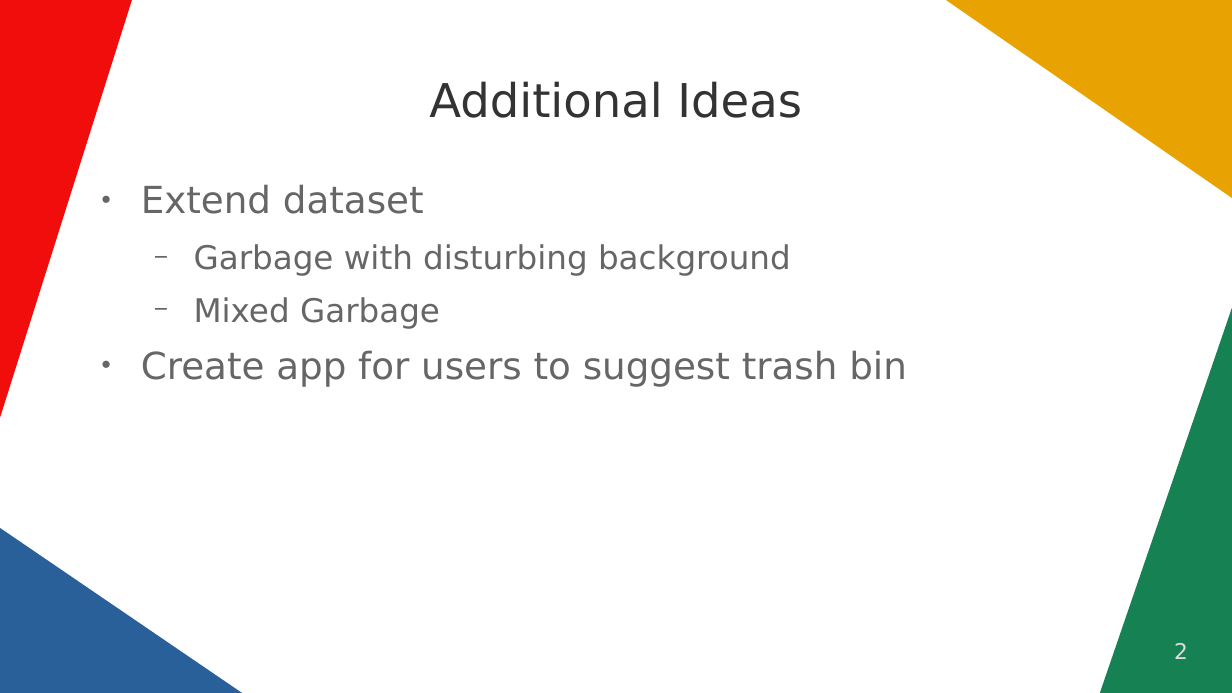
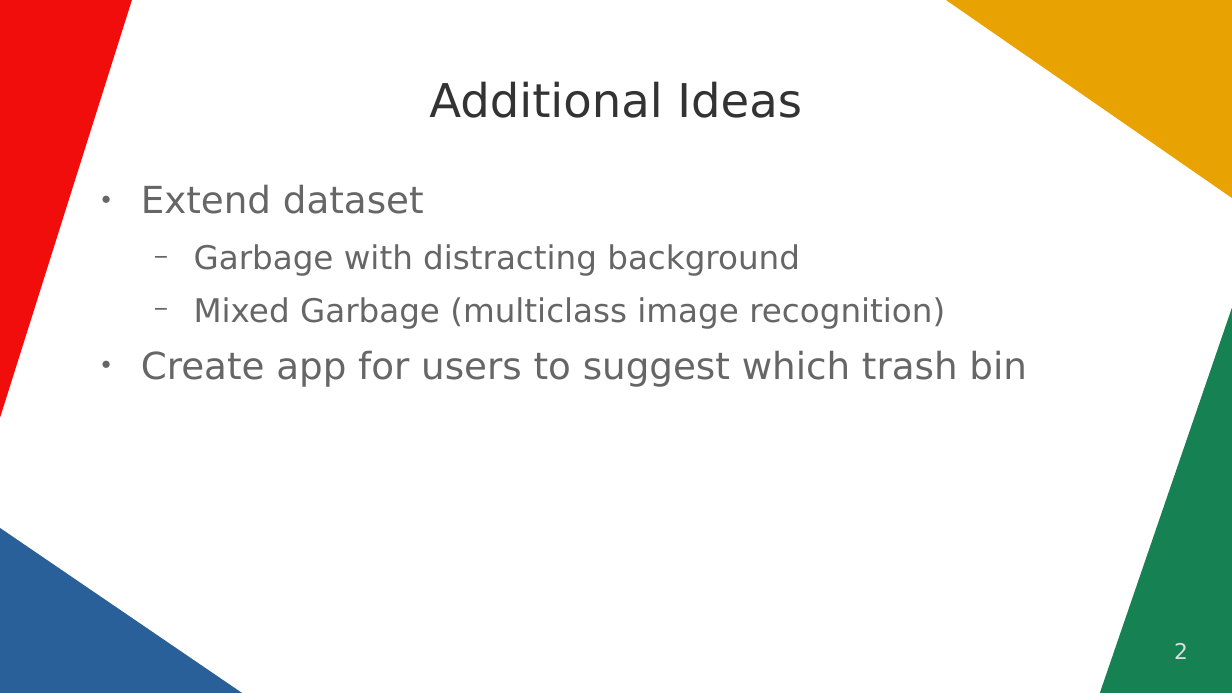
Before and after one commit to ElRapa/FinalProject, a slide deck: slide 2 of 2021-07-12 - KichOff Presentation.odp. Drawn at 1232x693 pixels with LibreOffice and Linux fonts; fonts in the diff are those of the drawing. Boxes give left, top, right and bottom in pixels: in the first picture for what was removed or moved away, otherwise in the second. Text is boxed around its words. In the diff, an @@ line names an element or a change of style, - is before the commit and + after.

```diff
--- a/2021-07-12 - KichOff Presentation.odp
+++ b/2021-07-12 - KichOff Presentation.odp
@@ text at <box>141,244,1027,386</box>: text changed @@
-  − Garbage with disturbing background
-  − Mixed Garbage
-● Create app for users to suggest trash bin
+  − Garbage with distracting background
+  − Mixed Garbage (multiclass image recognition)
+● Create app for users to suggest which trash bin
```
Also in this commit, not shown: 1 other slide changed, 3 other files.
